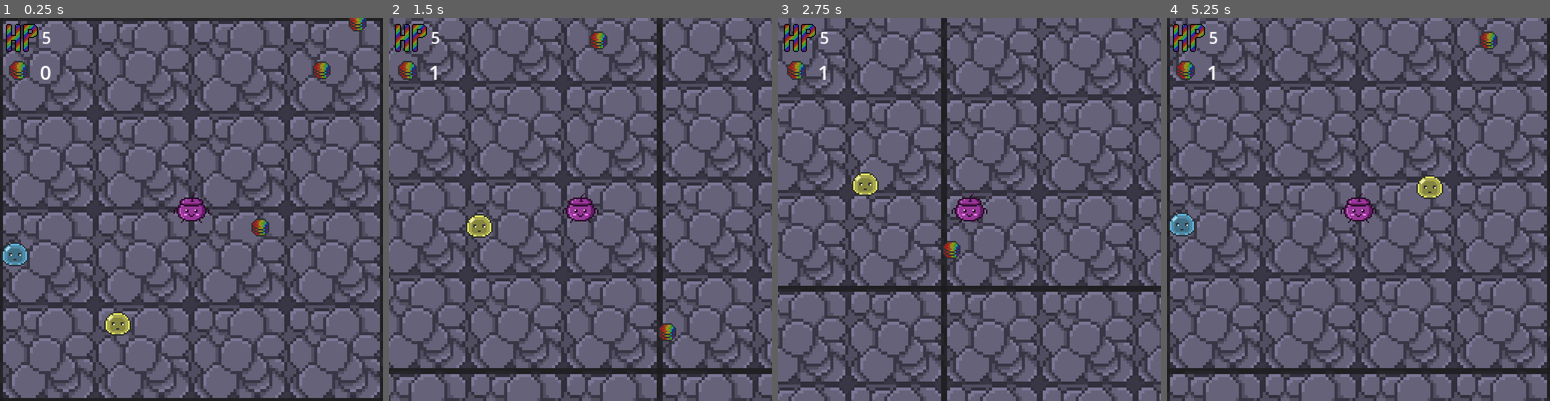
Above: before the commit, frames 1-4 (left to right).
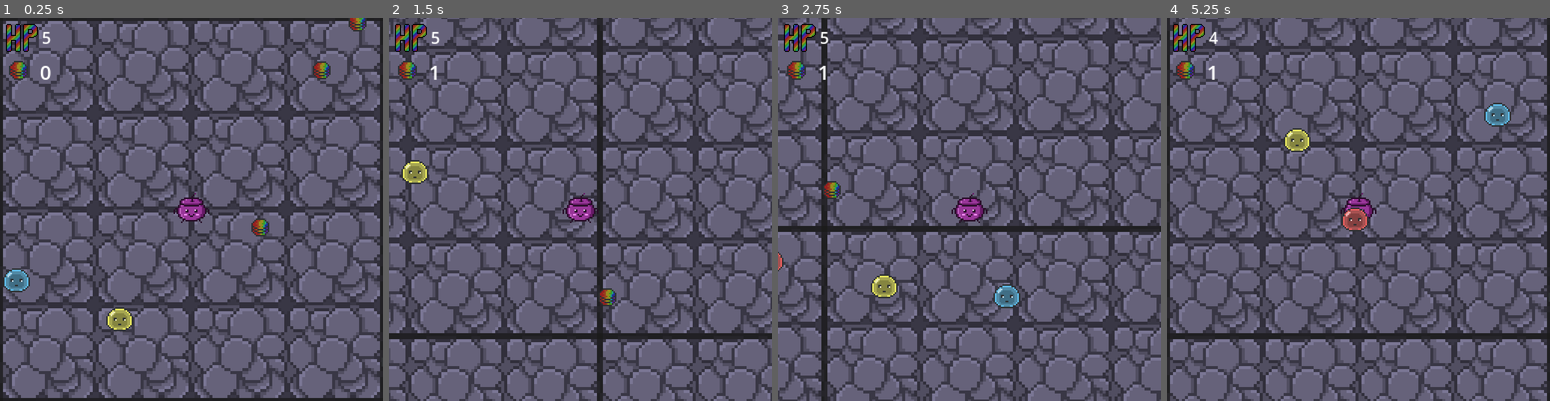
Above: after the commit, the same moments.

Repository: gilbertoknd/AI_For_Games
Game: Godot game, scene res://Scenes/mapa_1.tscn
The game is run twice, just before and just after one commit, with the same random seed, the same clock (stepped at 60 frames per second) and the same inputs.
Inputs:
- Up to frame 1 (0.25 s): no input
- Up to frame 2 (1.5 s): hold Right (ui_right) 0.53-1.28 s; tap Shift (dash, bound only after the commit) at 0.6, 1.35 s; hold Down (ui_down) from 1.28 s (still down)
- Up to frame 3 (2.75 s): release Down (ui_down) at 2.03 s; hold Right (ui_right) from 2.03 s (still down); tap Shift (dash, bound only after the commit) at 2.1 s
- Up to frame 4 (5.25 s): release Right (ui_right) at 2.78 s; hold Up (ui_up) 2.78-3.53 s; tap Shift (dash, bound only after the commit) every 0.75 s from 2.85 to 5.1 s; hold Left (ui_left) 3.53-5.03 s; hold Down (ui_down) from 5.03 s (still down)

The runs differ from the first frame. In frame 1, 1.0% of the frame differs, in the area x 0-35%, y 58-83%; in frame 2, 66%, in the area x 0-100%, y 0-100%; in frame 3, 63%; in frame 4, 60%.

Commit message:
Dash, patrulha e fim de jogo
Dash para o player, sistema de patrulha para os inimigos, e tela de vitória ou derrota

Diff:
--- /dev/null
+++ b/Atividade_I/Scenes/end_screen.tscn
@@ -0,0 +1,39 @@
+[gd_scene load_steps=2 format=3 uid="uid://c1ppnkxfb2vt8"]
+
+[ext_resource type="Script" uid="uid://d2x771b1oo0au" path="res://Scripts/end_screen.gd" id="1_f2mtv"]
+
+[node name="EndScreen" type="Control"]
+layout_mode = 3
+anchors_preset = 15
+anchor_right = 1.0
+anchor_bottom = 1.0
+grow_horizontal = 2
+grow_vertical = 2
+script = ExtResource("1_f2mtv")
+
+[node name="ColorRect" type="ColorRect" parent="."]
+layout_mode = 1
+anchors_preset = 15
+anchor_right = 1.0
+anchor_bottom = 1.0
+grow_horizontal = 2
+grow_vertical = 2
+color = Color(0, 0, 0, 0.392157)
+
+[node name="Label" type="Label" parent="."]
+layout_mode = 1
+anchors_preset = 8
+anchor_left = 0.5
+anchor_top = 0.5
+anchor_right = 0.5
+anchor_bottom = 0.5
+offset_left = -46.0
+offset_top = -11.5
+offset_right = 46.0
+offset_bottom = 11.5
+grow_horizontal = 2
+grow_vertical = 2
+text = "
+"
+horizontal_alignment = 1
+vertical_alignment = 1
--- a/Atividade_I/Scenes/mapa_1.tscn
+++ b/Atividade_I/Scenes/mapa_1.tscn
@@ -1,10 +1,11 @@
-[gd_scene load_steps=10 format=4 uid="uid://c82fs62n5me8i"]
+[gd_scene load_steps=11 format=4 uid="uid://c82fs62n5me8i"]
 
 [ext_resource type="Texture2D" uid="uid://cjxg4gfwp3gw5" path="res://Sprites/PedraChao.png" id="1_g68pe"]
 [ext_resource type="PackedScene" uid="uid://crvtbbw68d26e" path="res://Scenes/player.tscn" id="2_pru3k"]
 [ext_resource type="PackedScene" uid="uid://dov7ywfa22odu" path="res://Scenes/enemy.tscn" id="3_cckvs"]
 [ext_resource type="PackedScene" uid="uid://bqe6saqks3cdy" path="res://Scenes/interface.tscn" id="5_802xl"]
 [ext_resource type="Script" uid="uid://cj252kfrgid1h" path="res://Scripts/spawnner.gd" id="6_skjeu"]
+[ext_resource type="PackedScene" uid="uid://c1ppnkxfb2vt8" path="res://Scenes/end_screen.tscn" id="6_ywie1"]
 
 [sub_resource type="TileSetAtlasSource" id="TileSetAtlasSource_o0n4i"]
 texture = ExtResource("1_g68pe")
@@ -133,3 +134,5 @@
 
 [node name="Spawnner" type="Node2D" parent="."]
 script = ExtResource("6_skjeu")
+
+[node name="EndScreen" parent="." instance=ExtResource("6_ywie1")]
--- /dev/null
+++ b/Atividade_I/Scripts/end_screen.gd
@@ -0,0 +1,11 @@
+extends Control
+
+@onready var label = $Label
+
+func _ready():
+	visible = false
+
+func show_message(text: String):
+	label.text = text
+	visible = true
+	get_tree().paused = true
--- a/Atividade_I/Scripts/enemy.gd
+++ b/Atividade_I/Scripts/enemy.gd
@@ -1,7 +1,10 @@
 extends CharacterBody2D
 
-@export var speed: float = 60.0
+@export var speed: float = 70.0
 @export var damage: int = 1
+
+var patrol_target = Vector2.ZERO
+var player: Node2D = null
 
 var skins: Array[Texture2D] = [
 	preload("res://Sprites/SlimeAmarelo.png"),
@@ -9,21 +12,24 @@
 	preload("res://Sprites/SlimeVermelho.png")
 ]
 
-var player: Node2D = null
-
 func _ready() -> void:
 	if skins.size() > 0:
 		$Sprite2D.texture = skins[randi_range(0, skins.size() - 1)]
 
+	choose_new_patrol_point()
+
 func _physics_process(delta: float) -> void:
 	if player:
-		var direction = (player.global_position - global_position).normalized()
-		velocity = direction * speed
+		move_towards(player.global_position)
 	else:
-		velocity = Vector2.ZERO
+		move_towards(patrol_target)
+		if global_position.distance_to(patrol_target) < 10:
+			choose_new_patrol_point()
 
 	move_and_slide()
 
+
+#Sinais
 func _on_campo_de_visao_area_2d_body_entered(body: Node2D) -> void:
 	if body.is_in_group("player"):
 		player = body
@@ -32,8 +38,15 @@
 	if body == player:
 		player = null
 
+func _on_hit_area_2d_body_entered(body: Node2D) -> void:
+	if body.is_in_group("player") and body.has_method("take_damage"):
+		body.take_damage(damage)
 
-func _on_hit_area_2d_body_entered(body: Node2D) -> void:
-	if body.is_in_group("player"):
-		if body.has_method("take_damage"):
-			body.take_damage(damage)
+
+#Func aux
+func choose_new_patrol_point():
+	patrol_target = Vector2(randi_range(0, 768), randi_range(0, 768))
+
+func move_towards(target: Vector2):
+	var direction = (target - global_position).normalized()
+	velocity = direction * speed
--- a/Atividade_I/Scripts/player.gd
+++ b/Atividade_I/Scripts/player.gd
@@ -1,23 +1,63 @@
 extends CharacterBody2D
 
 @export var speed: float = 100.0
+@export var dash_speed: float = 300.0
+@export var dash_time: float = 0.2
+@export var dash_cooldown: float = 0.4
 @export var hp: int = 5
 
+
+
+var is_dashing: bool = false
+var dash_dir: Vector2 = Vector2.ZERO
+var dash_timer: float = 0.0
+var cooldown_timer: float = 0.0
+
+func _process(delta: float) -> void:
+	#Vitória
+	if Global.prismatic_coins >= 10 and not get_tree().paused:
+		show_end_screen("🎉 Você Ganhou!")
+
+	#Game Over
+	if Global.player_health <= 0 and not get_tree().paused:
+		show_end_screen("💀 Game Over")
+
+
 func _physics_process(delta: float) -> void:
-	var direction = Vector2.ZERO
+	#Atualiza os timers
+	if dash_timer > 0:
+		dash_timer -= delta
+		if dash_timer <= 0:
+			is_dashing = false
+			cooldown_timer = dash_cooldown
 
-	if Input.is_action_pressed("ui_right"):
-		direction.x += 1
-	if Input.is_action_pressed("ui_left"):
-		direction.x -= 1
-	if Input.is_action_pressed("ui_down"):
-		direction.y += 1
-	if Input.is_action_pressed("ui_up"):
-		direction.y -= 1
+	if cooldown_timer > 0:
+		cooldown_timer -= delta
 
-	direction = direction.normalized()
 
-	velocity = direction * speed
+	if is_dashing:
+		velocity = dash_dir * dash_speed
+	else:
+		var direction = Vector2.ZERO
+
+		if Input.is_action_pressed("ui_right"):
+			direction.x += 1
+		if Input.is_action_pressed("ui_left"):
+			direction.x -= 1
+		if Input.is_action_pressed("ui_down"):
+			direction.y += 1
+		if Input.is_action_pressed("ui_up"):
+			direction.y -= 1
+
+		direction = direction.normalized()
+		velocity = direction * speed
+
+		#Início do dash, só quando n tiver em cooldown
+		if Input.is_action_just_pressed("dash") and direction != Vector2.ZERO and cooldown_timer <= 0:
+			is_dashing = true
+			dash_dir = direction
+			dash_timer = dash_time
+
 	move_and_slide()
 
 func take_damage(amount: int) -> void:
@@ -25,9 +65,15 @@
 	Global.player_health = hp
 	print("Tomou dano, vida q falta: ", hp)
 
-	if hp <= 0:
+	if hp <= 0 and not get_tree().paused:
 		die()
 
 func die() -> void:
 	print("Morreu zé")
-	queue_free()
+
+func show_end_screen(message: String):
+	var end_scene = preload("res://Scenes/end_screen.tscn").instantiate()
+	end_scene.show_message(message)
+
+	get_tree().root.add_child(end_scene)
+	get_tree().paused = true
--- a/Atividade_I/project.godot
+++ b/Atividade_I/project.godot
@@ -48,6 +48,14 @@
 "roughness/src_normal": ""
 }
 
+[input]
+
+dash={
+"deadzone": 0.2,
+"events": [Object(InputEventKey,"resource_local_to_scene":false,"resource_name":"","device":-1,"window_id":0,"alt_pressed":false,"shift_pressed":false,"ctrl_pressed":false,"meta_pressed":false,"pressed":false,"keycode":0,"physical_keycode":4194325,"key_label":0,"unicode":0,"location":0,"echo":false,"script":null)
+]
+}
+
 [rendering]
 
 textures/default_filters/anisotropic_filtering_level=0
Not shown, added: Atividade_I/Scripts/end_screen.gd.uid
